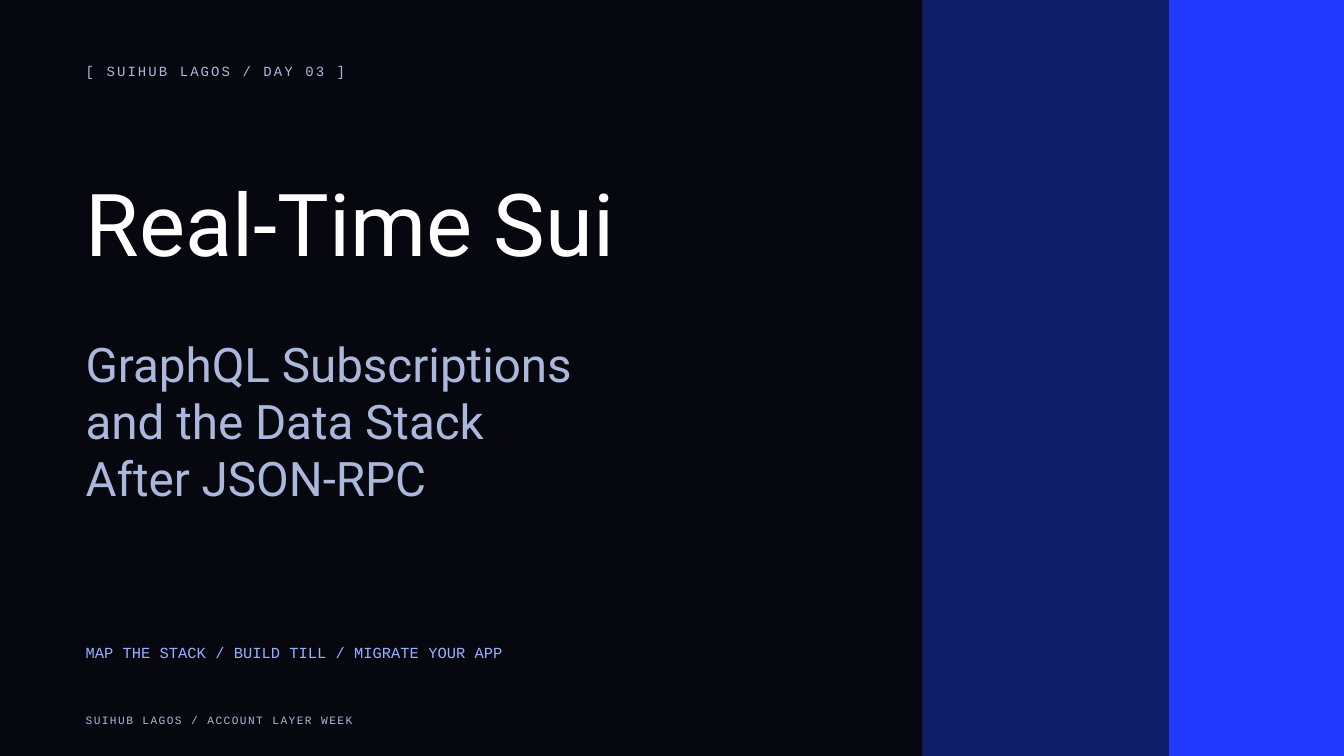
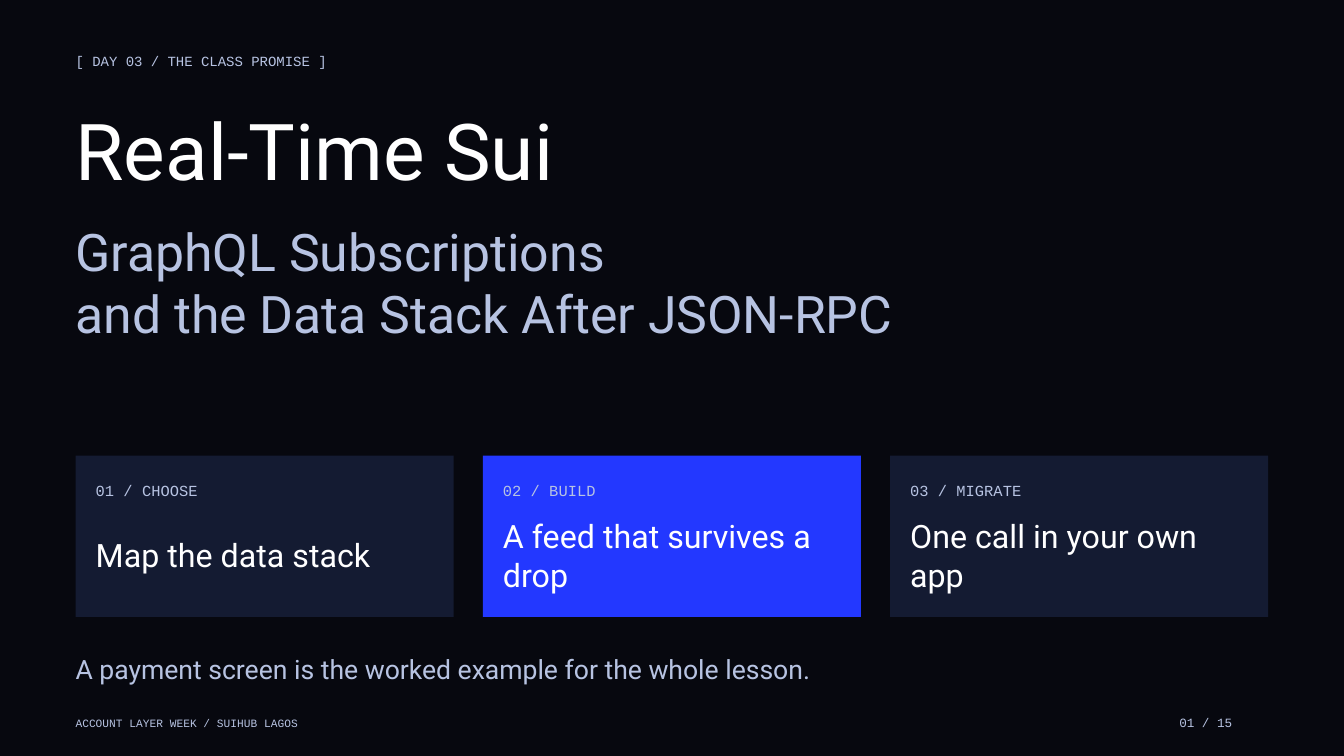
Before and after one commit to Nuel-osas/day3-till, a slide deck: slide 1 of teaching/Day3_Till_Live_Data_Seedless_Style.pptx. Drawn at 1344x756 pixels with LibreOffice and Linux fonts; fonts in the diff are those of the drawing. Boxes give left, top, right and bottom in pixels: in the first picture for what was removed or moved away, otherwise in the second. Text is boxed around its words. In the diff, an @@ line names an element or a change of style, - is before the commit and + after.

Commit message:
Rebuild Day 3 as a worked data-stack and migration lesson

```diff
--- a/teaching/Day3_Till_Live_Data_Seedless_Style.pptx
+++ b/teaching/Day3_Till_Live_Data_Seedless_Style.pptx
@@ rectangle removed at [923, 0, 1344, 756] @@
@@ rectangle removed at [1170, 0, 1344, 756] @@
@@ text at [92, 56, 310, 66]: text changed; text colour #ACB8DB to #B7C3E2 @@
-[ SUIHUB LAGOS / DAY 03 ]
+[ DAY 03 / THE CLASS PROMISE ]
@@ text "Real-Time Sui": place and size @@
-text "Real-Time Sui" at [86, 191, 614, 257]
+text "Real-Time Sui" at [76, 121, 553, 181]
@@ text "Real-Time Sui" at [76, 121, 553, 181]: size 62 to 56 pt @@
@@ text "GraphQL Subscriptions": place and size @@
-text "GraphQL Subscriptions" at [86, 346, 572, 497]
+text "GraphQL Subscriptions" at [76, 232, 892, 334]
@@ text at [76, 232, 605, 282]: size 34 to 37 pt, text colour #ACB8DB to #B7C3E2 in "GraphQL Subscriptions" @@
@@ text at [76, 293, 892, 334]: text changed; size 34 to 37 pt; text colour #ACB8DB to #B7C3E2 @@
-and the Data Stack
-After JSON-RPC
+and the Data Stack After JSON-RPC
@@ rectangle added at [76, 456, 454, 617], fill #141B32 @@
@@ rectangle added at [483, 456, 861, 617], fill #2338FF @@
@@ rectangle added at [890, 456, 1268, 617], fill #141B32 @@
@@ text added at [96, 485, 198, 496], 11 pt, text #B7C3E2 @@
+01 / CHOOSE
@@ text added at [503, 486, 595, 496], 11 pt, text #B7C3E2 @@
+02 / BUILD
@@ text added at [910, 485, 1021, 496], 11 pt, text #B7C3E2 @@
+03 / MIGRATE
@@ text added at [503, 523, 810, 594], 23 pt, text #FFFFFF @@
+A feed that survives a drop
@@ text added at [910, 524, 1197, 594], 23 pt, text #FFFFFF @@
+One call in your own app
@@ text at [96, 543, 370, 574]: text changed; size 11 to 23 pt; font Courier New to Roboto; text colour #9BAFFF to #FFFFFF @@
-MAP THE STACK / BUILD TILL / MIGRATE YOUR APP
+Map the data stack
@@ text added at [76, 659, 810, 685], 19 pt, text #B7C3E2 @@
+A payment screen is the worked example for the whole lesson.
@@ text at [76, 719, 298, 727]: text changed; text colour #ACB8DB to #B7C3E2 @@
-SUIHUB LAGOS / ACCOUNT LAYER WEEK
+ACCOUNT LAYER WEEK / SUIHUB LAGOS
@@ text added at [1179, 718, 1232, 727], 9 pt, text #B7C3E2 @@
+01 / 15
```
Also in this commit, not shown: 3 other slides changed, 11 slides added, 11 slides removed, 9 other files.
